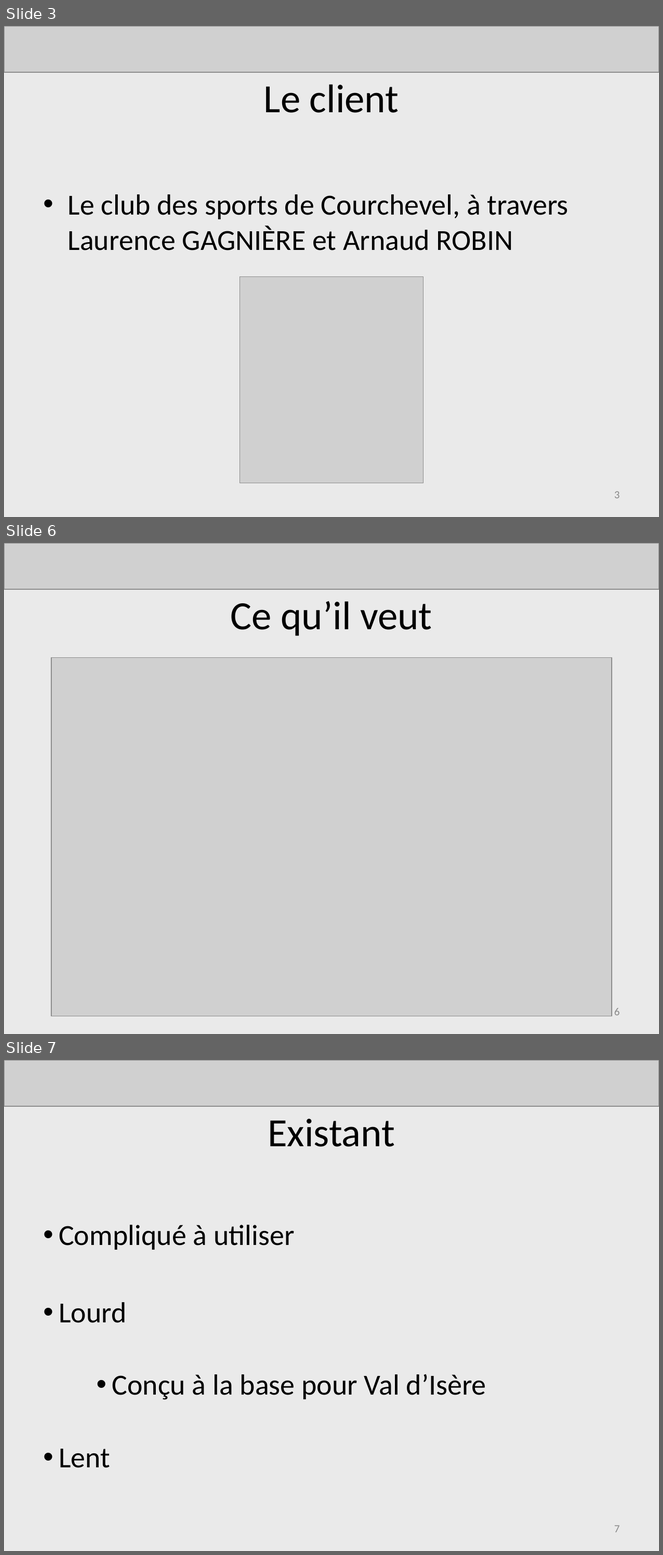
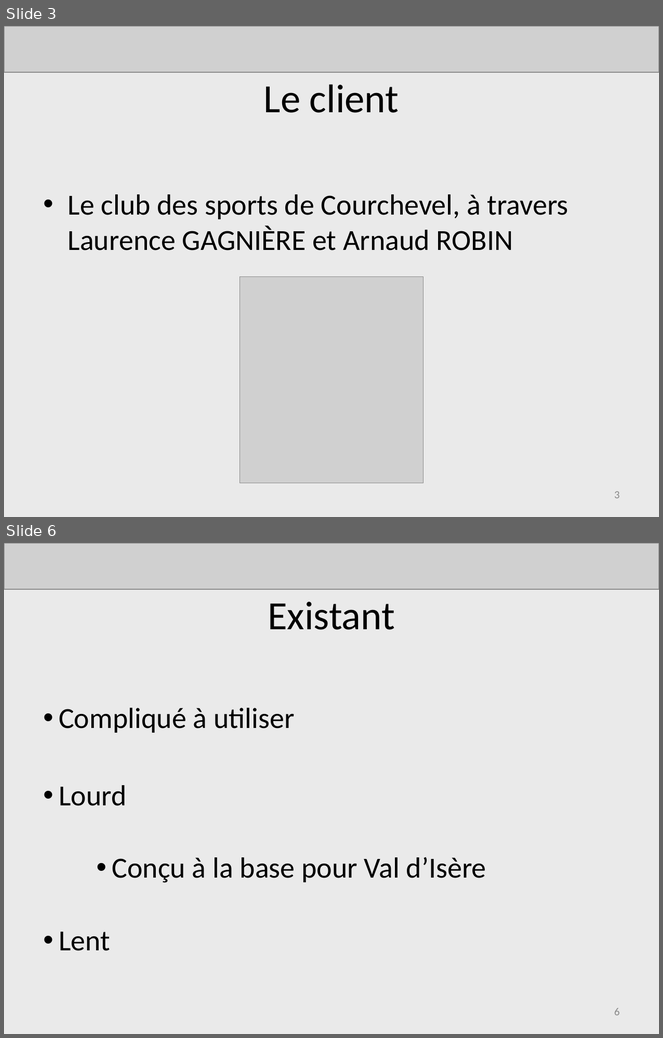
Before and after one commit to AdrienLombard/SimplePass, a slide deck: source/Projet Courchevel - Bilan intermédiaire - Version Adrien.ppt. Shown one above the other, each under a label of ours: slides 3, 6 and 7 before the commit, slides 3 and 6 after it; the slides between them are not shown. The pictures are 663x1555 and 663x1038 pixels, drawn with LibreOffice and Linux fonts; fonts in the diff are those of the drawing; grey boxes stand for pictures. Boxes give left, top, right and bottom in pixels: in the first picture for what was removed or moved away, otherwise in the second. Text is boxed around its words. In the diff, an @@ line names an element or a change of style, - is before the commit and + after.

```diff
--- a/source/Projet Courchevel - Bilan intermédiaire - Version Adrien.ppt
+++ b/source/Projet Courchevel - Bilan intermédiaire - Version Adrien.ppt
@@ slide 6 removed at (4,543,659,1034), background #EAEAEA @@
@@ picture removed at (4,543,659,589) @@
@@ title removed at (231,601,432,636) @@
-Ce qu’il veut
@@ picture removed at (51,657,612,1017) @@
@@ page number removed at (614,1008,620,1016) @@
-6
@@ what was slide 7 is now slide 6 @@
@@ page number at (614,1008,620,1016): text changed @@
-7
+6
```
Also in this commit, not shown: 3 slides changed, 1 slide added, 1 other slide removed.
